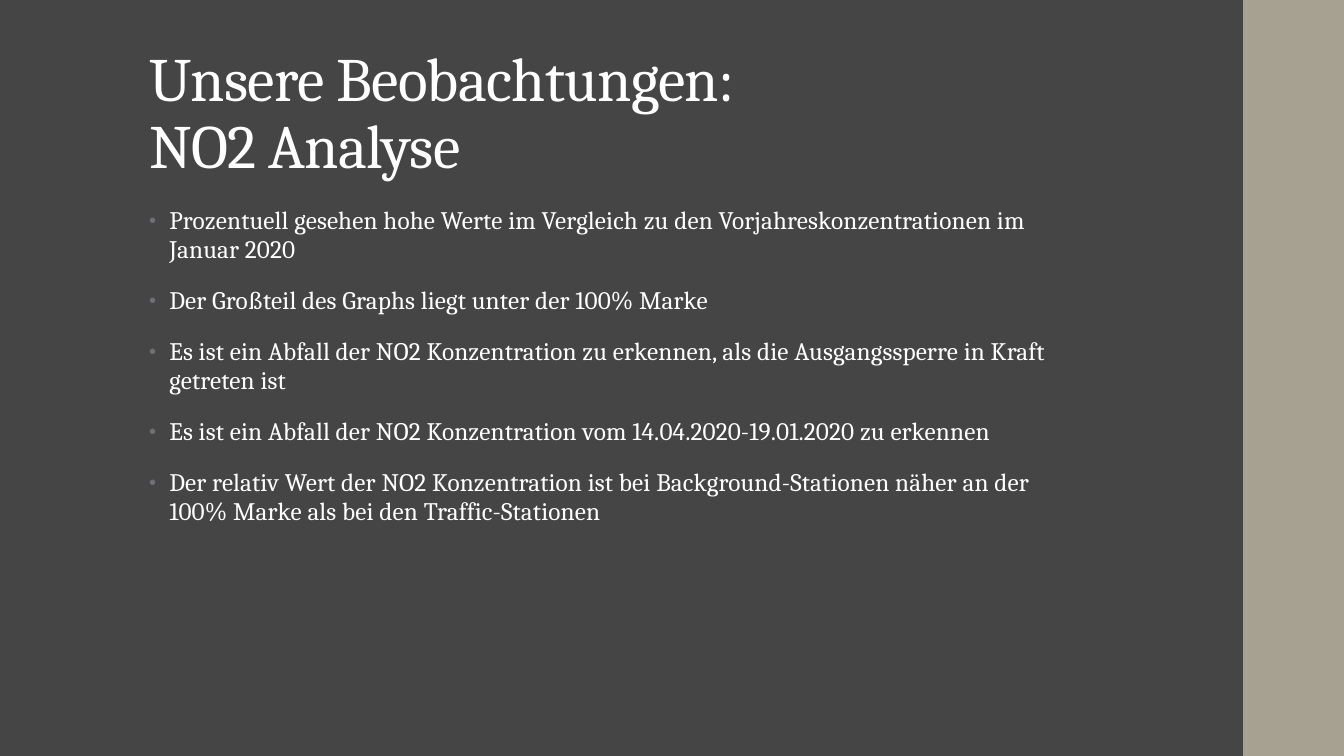
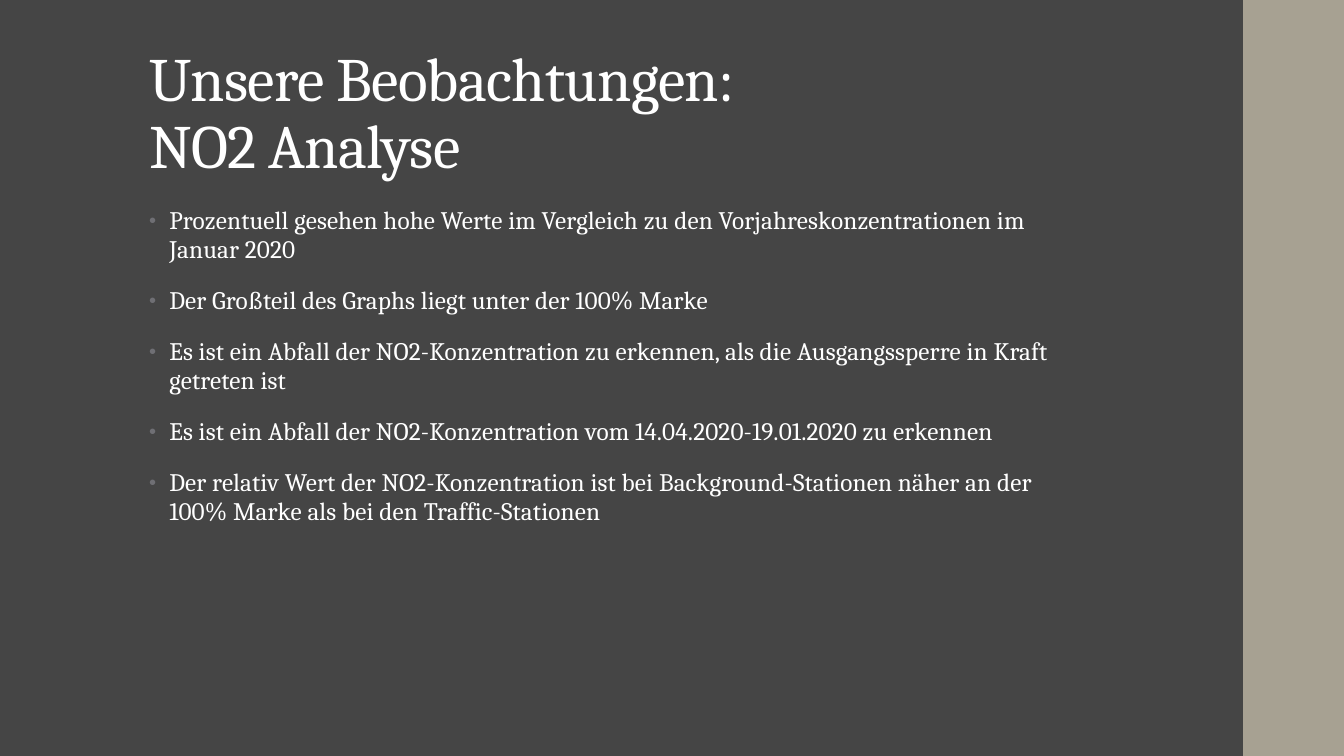
Before and after one commit to JFriedrich29/Studienarbeit-Data-Analytics, a slide deck: slide 19 of Abgabe/Abschlusspräsentation.pptx. Drawn at 1344x756 pixels with LibreOffice and Linux fonts; fonts in the diff are those of the drawing. Boxes give left, top, right and bottom in pixels: in the first picture for what was removed or moved away, otherwise in the second. Text is boxed around its words. In the diff, an @@ line names an element or a change of style, - is before the commit and + after.

```diff
--- a/Abgabe/Abschlusspräsentation.pptx
+++ b/Abgabe/Abschlusspräsentation.pptx
@@ text at bbox=[169, 342, 1048, 521]: text changed @@
-• Es ist ein Abfall der NO2 Konzentration zu erkennen, als die Ausgangssperre in Kraft getreten ist
-• Es ist ein Abfall der NO2 Konzentration vom 14.04.2020-19.01.2020 zu erkennen
-• Der relativ Wert der NO2 Konzentration ist bei Background-Stationen näher an der 100% Marke als bei den Traffic-Stationen
+• Es ist ein Abfall der NO2-Konzentration zu erkennen, als die Ausgangssperre in Kraft getreten ist
+• Es ist ein Abfall der NO2-Konzentration vom 14.04.2020-19.01.2020 zu erkennen
+• Der relativ Wert der NO2-Konzentration ist bei Background-Stationen näher an der 100% Marke als bei den Traffic-Stationen
```
Also in this commit, not shown: 10 other slides changed, 1 other file.
